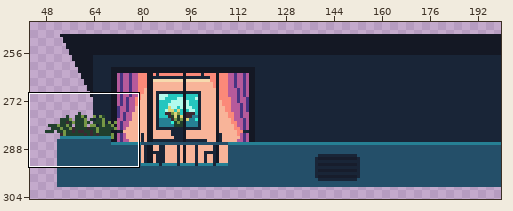
Pixel-art file -- Other/assets-working/apartments/v4-2/apartment-3.aseprite. The first picture is a wide view before the edit; the outline marks the close-up.
Close-up. First the earlier version:
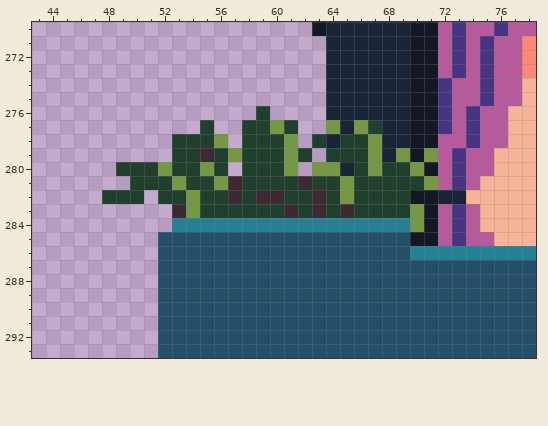
200x650 pixels, 1 frame. Shown: x 43..78, y 270..293. The wide view leaves out empty margins. The commit also changed other parts of the picture, which this record leaves out.
New version:
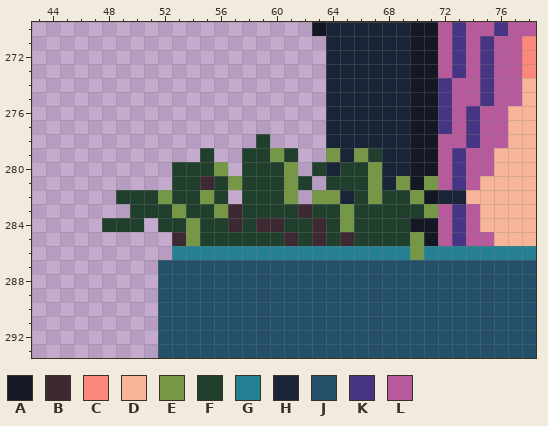
Palette (. is transparent): A #141824  B #3c2932  C #fb8979  D #f8b499  E #769745  F #213f2d  G #268094  H #192537  J #244f69  K #473482  L #b65a9b
Change:
--- layer "Balcony"
@@ x 43..78 @@
 275 .....................HHHHHHAAKLLKLLD
-276 ................F....HHHHHHAAKLKLLDD
-277 ............F..FFEF..EHEFHHAAKLKLLDD
-278 ..........FFFE.FFFE.FHFFEHHAALLKLLDD
-279 ..........FFBFEFFFEF.FFFEHEAELKLLDDD
-280 ......FFFEFFEF.FFFE.EEHFEFFEALKLLDDD
-281 .......FFFEFFEBFFFFBFFEFFFFFELKLDDDD
-282 .....FFF.FFEFFBFBBFFBFEFFFFAAHHDDDDD
-283 ..........BEFFFFFFBFBFBFFFFEALKLDDDD
-284 ..........GGGGGGGGGGGGGGGGGEALKLDDDD
-285 .........JJJJJJJJJJJJJJJJJJAALKLLDDD
-286 .........JJJJJJJJJJJJJJJJJJGGGGGGGGG
+276 .....................HHHHHHAAKLKLLDD
+277 .....................HHHHHHAAKLKLLDD
+278 ................F....HHHHHHAALLKLLDD
+279 ............F..FFEF..EHEFHHAALKLLDDD
+280 ..........FFFE.FFFE.FHFFEHHAALKLLDDD
+281 ..........FFBFEFFFEF.FFFEHEAELKLDDDD
+282 ......FFFEFFEF.FFFE.EEHFEFFEAHHDDDDD
+283 .......FFFEFFEBFFFFBFFEFFFFFELKLDDDD
+284 .....FFF.FFEFFBFBBFFBFEFFFFAALKLDDDD
+285 ..........BEFFFFFFBFBFBFFFFEALKLLDDD
+286 ..........GGGGGGGGGGGGGGGGGEGGGGGGGG
 287 .........JJJJJJJJJJJJJJJJJJJJJJJJJJJ
Boxes around the changes in both close-ups, in picture pixels (x1, y1, x2, y2):
changed: (102, 106, 438, 260)
